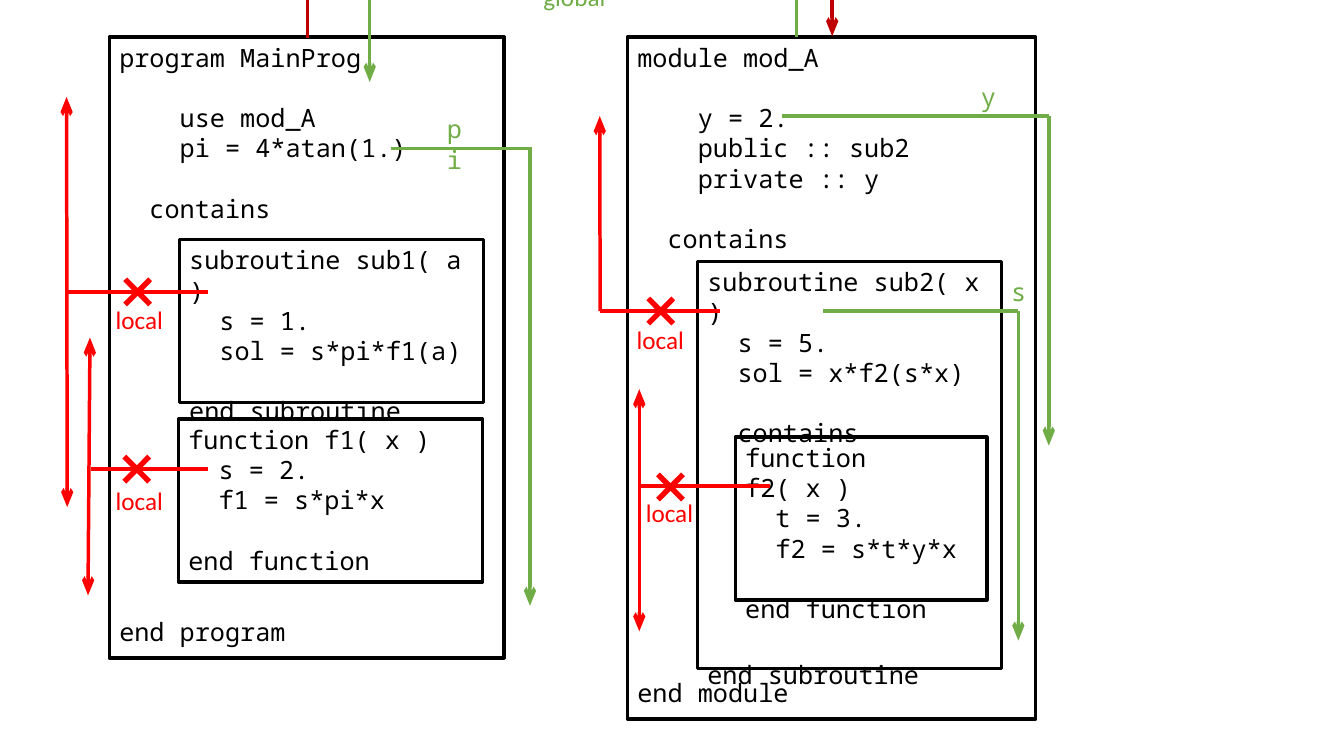
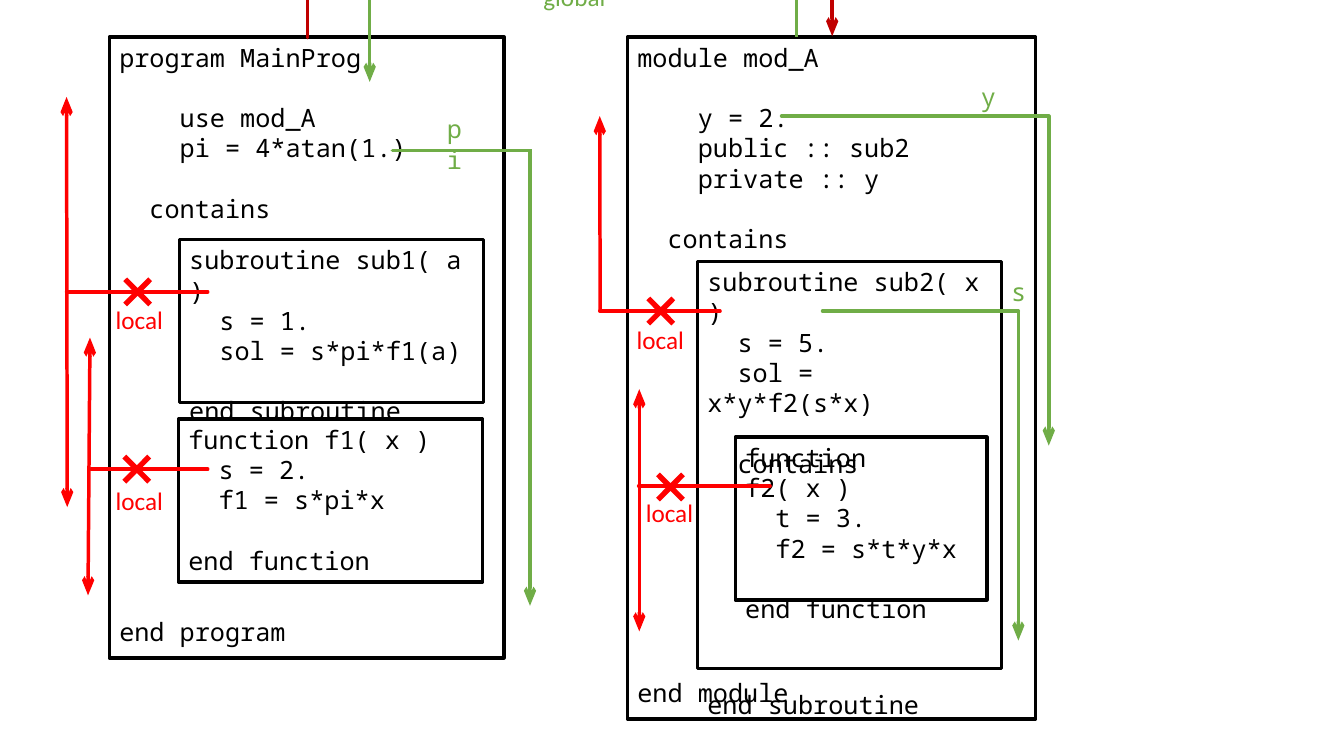
Before and after one commit to jahrWork/Advanced_programming, a slide deck: slide 1 of doc/Figures/TEMP/Scope.pptx. Drawn at 1344x756 pixels with LibreOffice and Linux fonts; fonts in the diff are those of the drawing. Boxes give left, top, right and bottom in pixels: in the first picture for what was removed or moved away, otherwise in the second. Text is boxed around its words. In the diff, an @@ line names an element or a change of style, - is before the commit and + after.

```diff
--- a/doc/Figures/TEMP/Scope.pptx
+++ b/doc/Figures/TEMP/Scope.pptx
@@ elbow arrow (392, 150) - (530, 606): route changed @@
@@ text in rectangle at bbox=[707, 363, 873, 418]: text changed @@
-sol = x*f2(s*x)
+sol = x*y*f2(s*x)
```
Also in this commit, not shown: 1 slide added, 4 other files.
